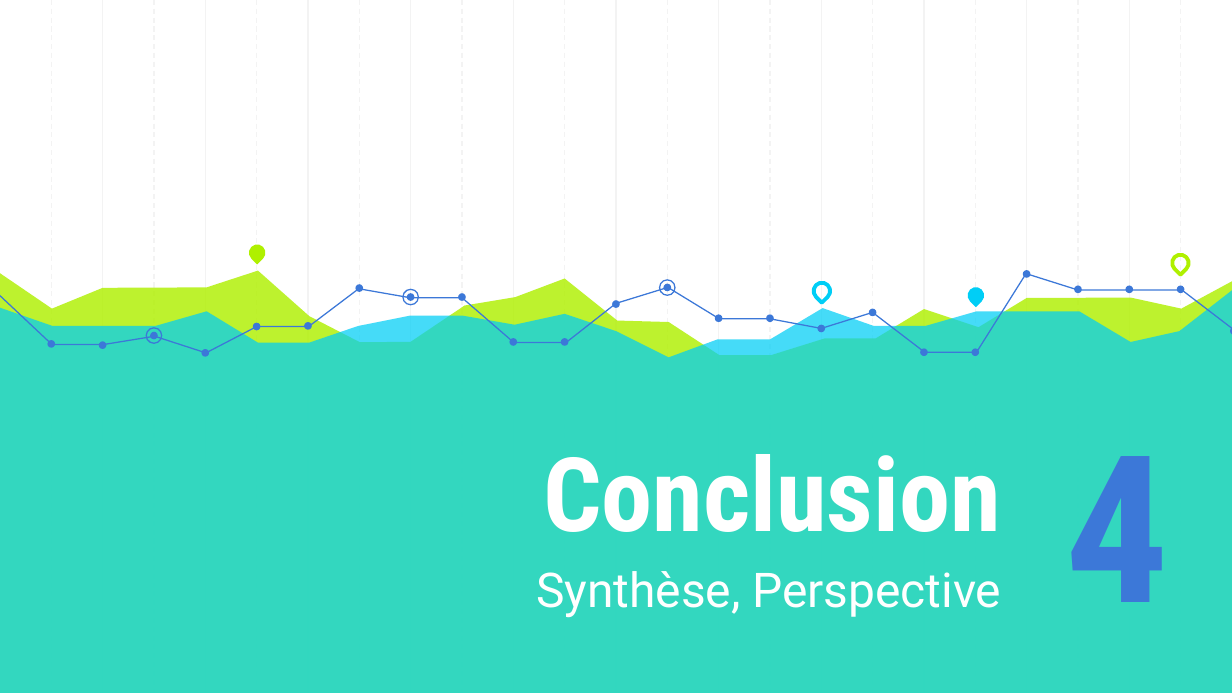
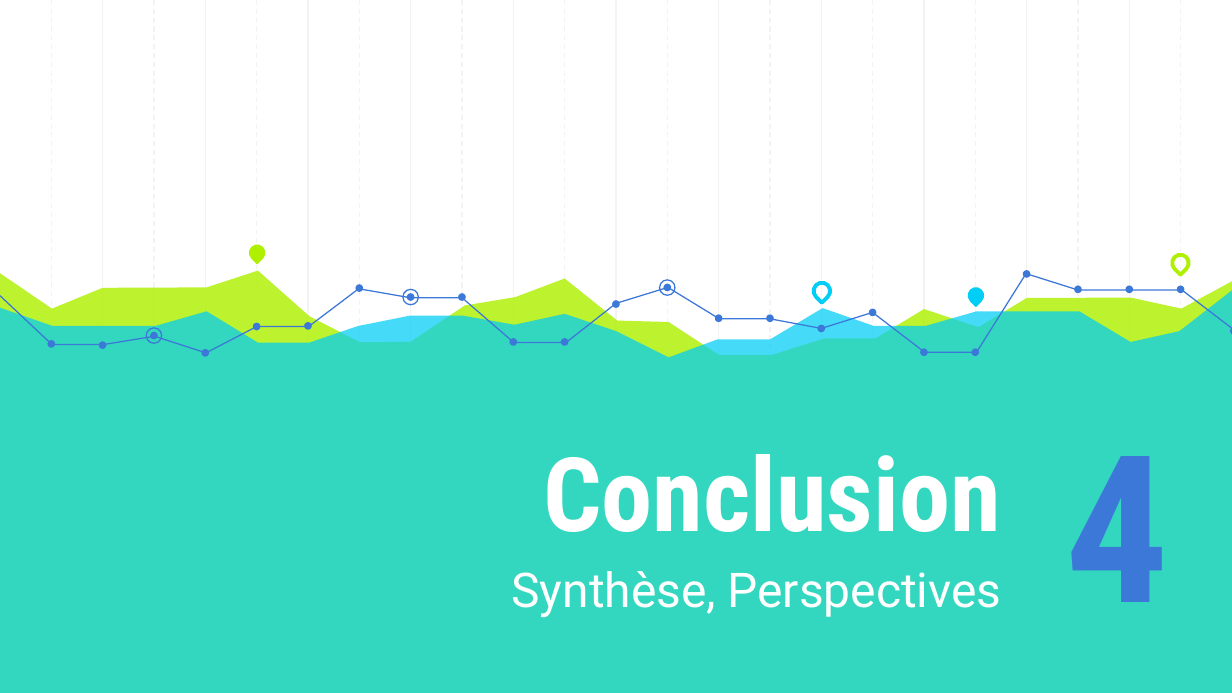
Before and after one commit to AzeddineZadir/docpfc, a slide deck: slide 21 of présentation licence 3.pptx. Drawn at 1232x693 pixels with LibreOffice and Linux fonts; fonts in the diff are those of the drawing. Boxes give left, top, right and bottom in pixels: in the first picture for what was removed or moved away, otherwise in the second. Text is boxed around its words. In the diff, an @@ line names an element or a change of style, - is before the commit and + after.

```diff
--- a/présentation licence 3.pptx
+++ b/présentation licence 3.pptx
@@ subtitle at [512,571,1002,618]: text changed @@
-Synthèse, Perspective
+Synthèse, Perspectives
```
Also in this commit, not shown: 7 other slides changed.
